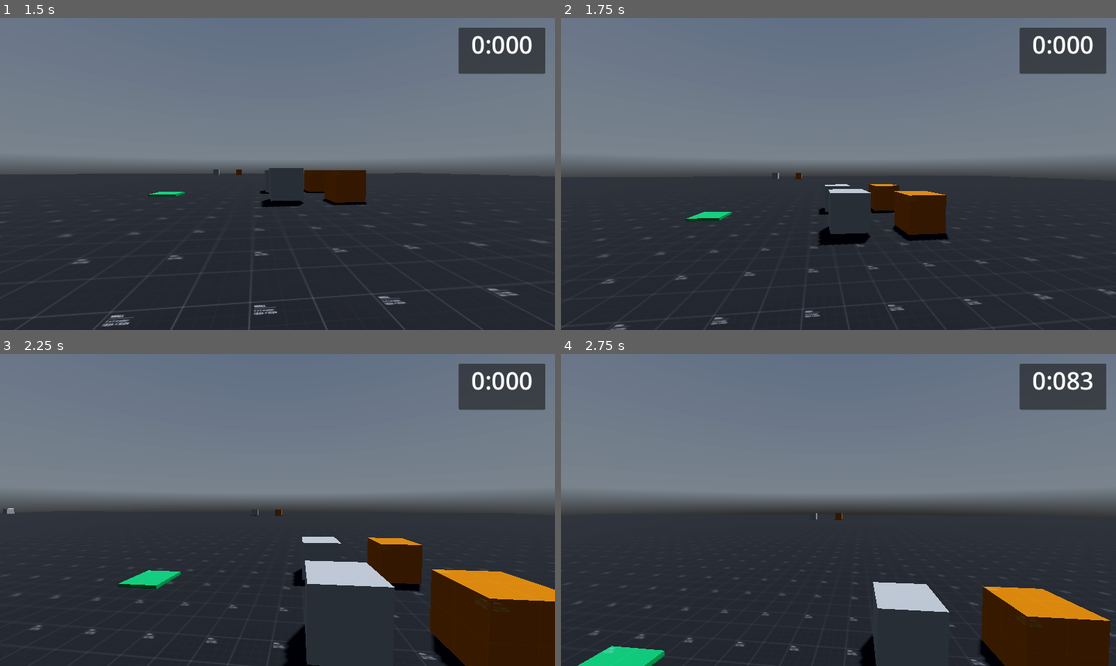
Above: before the commit, frames 1-4 (two rows, left to right).
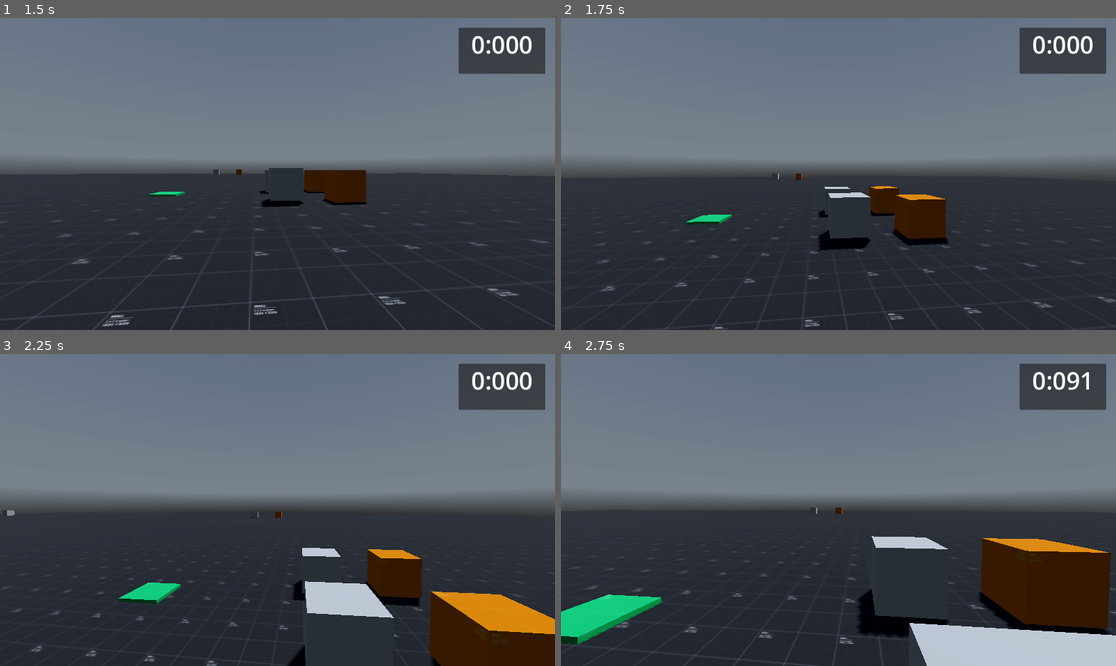
Above: after the commit, the same moments.

Repository: BreadDemon/Schmovement
Game: Godot game, scene res://nodes/menus/game_menu.tscn
The game is run twice, just before and just after one commit, with the same random seed, the same clock (stepped at 60 frames per second) and the same inputs. A sky picture missing from this copy of the repository is replaced by a grey-blue gradient.
Inputs (mouse positions are in pixels of both pictures, inside the frame that each line leads up to):
- Up to frame 1 (1.5 s): click "Play" at 0.5 s; move the mouse to (305, 174) at 1.27 s; hold W (forward) from 1.28 s (still down); hold Ctrl (Crouch) from 1.28 s (still down)
- Up to frame 2 (1.75 s): keep holding W (forward); keep holding Ctrl (Crouch); tap Space (Jump) at 1.52 s
- Up to frame 3 (2.25 s): keep holding W (forward); move the mouse to (249, 510) at 2.02 s; release Ctrl (Crouch) at 2.03 s; tap Ctrl (Crouch) at 2.1 s
- Up to frame 4 (2.75 s): keep holding W (forward); tap Space (Jump) at 2.27 s

Frame 1 is identical in both runs. In frame 2, 2.3% of the frame differs, in the area x 0-100%, y 49-100%; in frame 3, 9.1%; in frame 4, 16%, in the area x 0-100%, y 5-100%.

Commit message:
tweaked anti_slide_spam and jump height

Diff:
--- a/src/scripts/player.gd
+++ b/src/scripts/player.gd
@@ -20,7 +20,7 @@
 @export var walking_speed = 5.0
 @export var sprinting_speed = 7
 @export var crouched_speed = 3.0
-@export var jump_velocity = 4.5
+@export var jump_velocity = 5
 
 # State vars
 var walking_state = false
@@ -36,8 +36,9 @@
 var slide_vector = Vector2.ZERO
 var slide_direction = Vector3.ZERO
 var slide_speed = 5
+var slide_speed_init = 5
 var spam_timer = 0.0
-var spam_timer_max = 0.4
+var spam_timer_max = 0.6
 var spam_state = false
 
 # Wall Jump vars
@@ -87,8 +88,6 @@
 		sliding_timer = 0
 		print("Slide end")
 		sliding_state = false
-		spam_state = true
-		spam_timer = spam_timer_max
 
 	if Input.is_action_pressed("Crouch"):
 		neck.position.y = lerp(neck.position.y, 0.65 + crouching_depth, delta * crouch_lerp)
@@ -100,6 +99,8 @@
 				sliding_state = true
 				sliding_timer = sliding_timer_max
 				slide_vector = input_dir
+				spam_state = true
+				spam_timer = spam_timer_max
 				slide_direction = neck.transform.basis
 				print("Slide begin")
 			else:
